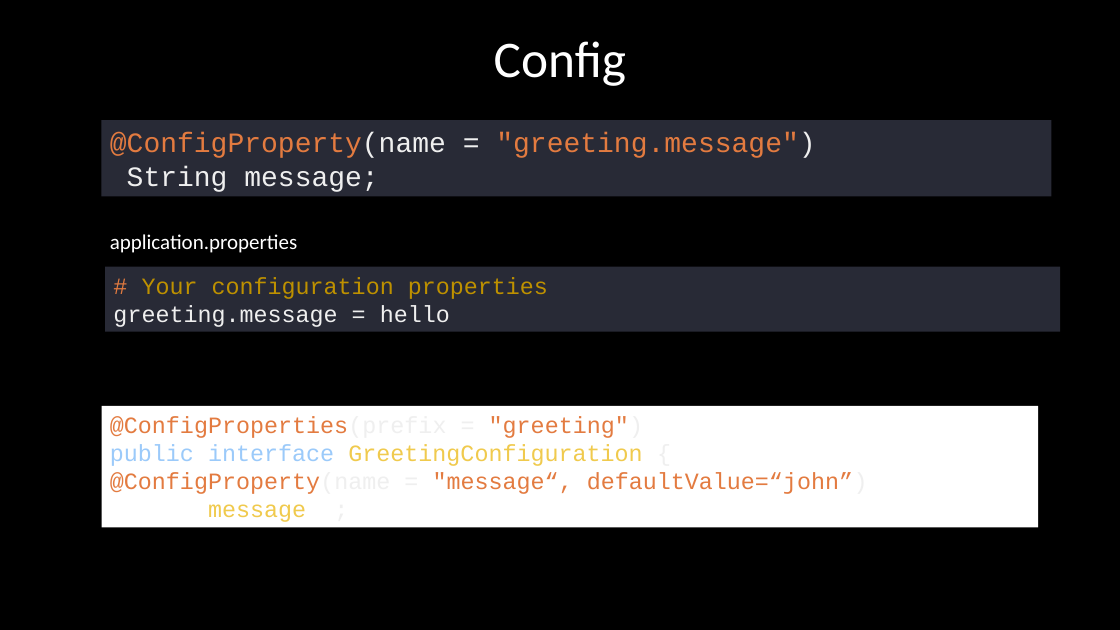
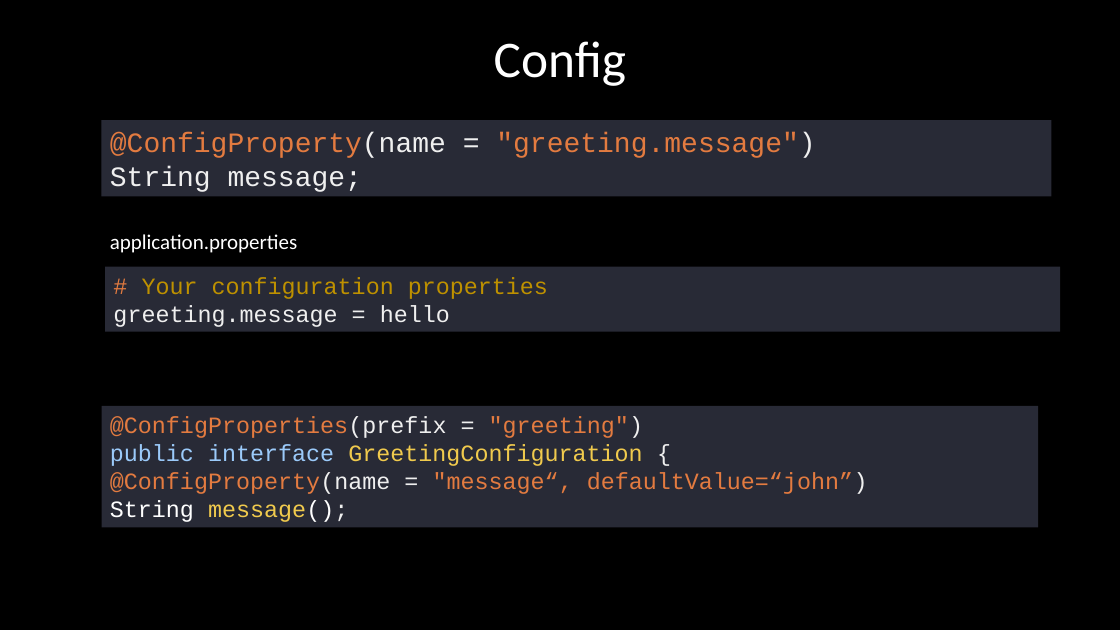
Before and after one commit to lazysasha/barista-service, a slide deck: slide 20 of documentation/backendworkshop.pptx. Drawn at 1120x630 pixels with LibreOffice and Linux fonts; fonts in the diff are those of the drawing. Boxes give left, top, right and bottom in pixels: in the first picture for what was removed or moved away, otherwise in the second. Text is boxed around its words. In the diff, an @@ line names an element or a change of style, - is before the commit and + after.

Commit message:
Added bonus assignments and user interface links to assignment.md and small background change to presentation

```diff
--- a/documentation/backendworkshop.pptx
+++ b/documentation/backendworkshop.pptx
@@ rectangle "@ConfigProperties(prefix = "greeting")" at bbox=[102, 406, 1038, 528]: fill #FFFFFF to #282A36 @@
```
Also in this commit, not shown: 1 other file.
